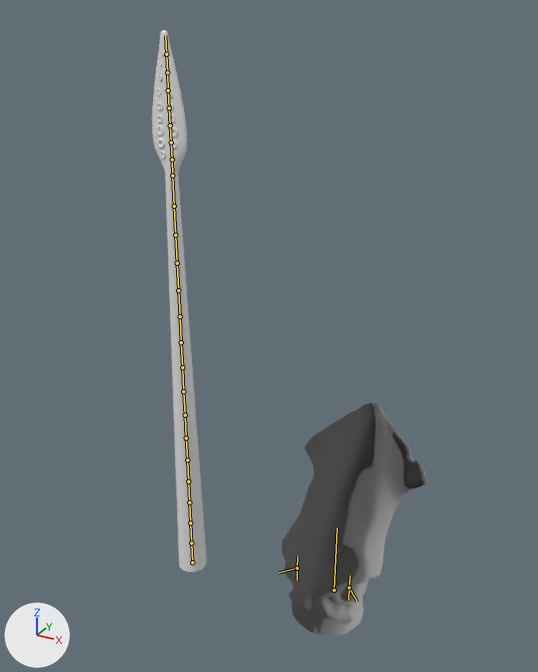
Before and after pictures for a commit that changed the Blender file VRPO/Assets/Resources/3D/Blend backups/Kraken_Boss.blend.
Camera for both pictures: a 50 mm camera at (109.0, -263.0, 259.0) aimed at (-46.0, 17.0, 119.0). Arrows for +X, +Y and +Z are at lower left; the lights stay in place. The bones that bend it are drawn over the model as lines.

The first picture shows 'Kraken', 'Kraken_Tentacle'.
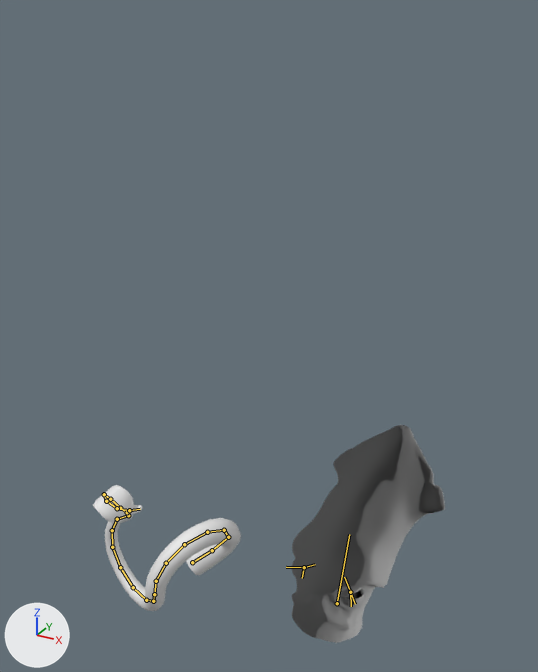
Commit message: Kraken knockback animations first pass.

The newer file adds an action. The first version stands in its rest pose; the second is drawn at frame 113 of the action 'Kraken_Tentacle_Knockback_Horizontal'.

Location of each change, (x1, y1, x2, y2) in pixels of the pictures (538 x 672 px):
'Kraken', posed (6% shorter)
    before: (281, 403, 427, 636)
    after: (292, 425, 445, 643)
'Kraken_Tentacle', posed (166% wider, 77% shorter)
    before: (152, 30, 207, 572)
    after: (93, 485, 241, 611)
bone 'Tentacle_01', root to tip
    before: (192, 562) to (191, 543)
    after: (192, 562) to (212, 550)
bone 'Tentacle_02', root to tip
    before: (191, 543) to (190, 523)
    after: (212, 550) to (228, 537)
bone 'Tentacle_03', root to tip
    before: (190, 523) to (189, 502)
    after: (228, 537) to (224, 530)
bone 'Tentacle_04', root to tip
    before: (189, 502) to (188, 481)
    after: (224, 530) to (207, 532)
bone 'Tentacle_05', root to tip
    before: (188, 481) to (187, 460)
    after: (207, 532) to (184, 544)
bone 'Tentacle_06', root to tip
    before: (187, 460) to (186, 438)
    after: (184, 544) to (166, 563)
bone 'Tentacle_07', root to tip
    before: (186, 438) to (185, 415)
    after: (166, 563) to (156, 581)
bone 'Tentacle_08', root to tip
    before: (185, 415) to (183, 391)
    after: (156, 581) to (154, 594)
bone 'Tentacle_09', root to tip
    before: (183, 391) to (182, 367)
    after: (154, 594) to (153, 601)
bone 'Tentacle_10', root to tip
    before: (182, 367) to (181, 342)
    after: (153, 601) to (146, 600)
bone 'Tentacle_11', root to tip
    before: (181, 342) to (180, 316)
    after: (146, 600) to (133, 587)
bone 'Tentacle_12', root to tip
    before: (180, 316) to (178, 290)
    after: (133, 587) to (120, 567)
bone 'Tentacle_13', root to tip
    before: (178, 290) to (177, 263)
    after: (120, 567) to (112, 547)
bone 'Tentacle_14', root to tip
    before: (177, 263) to (175, 235)
    after: (112, 547) to (112, 530)
bone 'Tentacle_15', root to tip
    before: (175, 235) to (174, 206)
    after: (112, 530) to (117, 519)
bone 'Tentacle_16', root to tip
    before: (174, 206) to (172, 175)
    after: (117, 519) to (128, 515)
bone 'Tentacle_17', root to tip
    before: (172, 175) to (172, 159)
    after: (128, 515) to (127, 512)
bone 'Tentacle_18', root to tip
    before: (172, 159) to (171, 142)
    after: (127, 512) to (120, 508)
bone 'Tentacle_19', root to tip
    before: (171, 142) to (170, 125)
    after: (120, 508) to (110, 499)
bone 'Tentacle_20', root to tip
    before: (170, 125) to (169, 108)
    after: (110, 499) to (104, 494)
bone 'Tentacle_21', root to tip
    before: (169, 108) to (168, 90)
    after: (104, 494) to (106, 501)
bone 'Tentacle_22', root to tip
    before: (168, 90) to (167, 72)
    after: (106, 501) to (117, 508)
bone 'Tentacle_23', root to tip
    before: (167, 72) to (166, 54)
    after: (117, 508) to (129, 510)
bone 'Tentacle_24', root to tip
    before: (166, 54) to (165, 35)
    after: (129, 510) to (140, 509)
bone 'Kraken_Head', root to tip
    before: (334, 590) to (337, 528)
    after: (337, 603) to (349, 534)
bone 'Eyelid_R_Top', root to tip
    before: (297, 568) to (297, 556)
    after: (304, 567) to (315, 564)
bone 'Eyelid_L_Top', root to tip
    before: (349, 587) to (350, 575)
    after: (350, 592) to (344, 577)
bone 'Eyelid_L_Bottom', root to tip
    before: (349, 587) to (348, 599)
    after: (350, 592) to (351, 606)
bone 'Eyelid_R_Bottom', root to tip
    before: (297, 568) to (297, 580)
    after: (304, 567) to (302, 578)

What the commit changed:
Bone 'Tentacle_01' (bone_tentacle_01) turns from (0, 0, 0) to (-28, -9, -46) degrees about its own x, y and z.
Bone 'Tentacle_02' (bone_tentacle_02) turns from (0, 0, 0) to (11, 4, 8) degrees about its own x, y and z.
Bone 'Tentacle_03' (bone_tentacle_03) turns from (0, 0, 0) to (51, -5, 31) degrees about its own x, y and z.
Bone 'Tentacle_04' (bone_tentacle_04) turns from (0, 0, 0) to (28, 5, 23) degrees about its own x, y and z.
Bone 'Tentacle_05' (bone_tentacle_05) turns from (0, 0, 0) to (29, 1, 28) degrees about its own x, y and z.
Bone 'Tentacle_06' (bone_tentacle_06) turns from (0, 0, 0) to (24, 0, 24) degrees about its own x, y and z.
Bone 'Tentacle_07' (bone_tentacle_07) turns from (0, 0, 0) to (18, 0, 20) degrees about its own x, y and z.
Bone 'Tentacle_08' (bone_tentacle_08) turns from (0, 0, 0) to (13, 1, 19) degrees about its own x, y and z.
Bone 'Tentacle_09' (bone_tentacle_09) turns from (0, 0, 0) to (-5, 6, 14) degrees about its own x, y and z.
Bone 'Tentacle_10' (bone_tentacle_10) turns from (0, 0, 0) to (-23, 11, 1) degrees about its own x, y and z.
Bone 'Tentacle_11' (bone_tentacle_11) turns from (0, 0, 0) to (-37, 14, -3) degrees about its own x, y and z.
Bone 'Tentacle_12' (bone_tentacle_12) turns from (0, 0, 0) to (-39, 10, -6) degrees about its own x, y and z.
Bone 'Tentacle_13' (bone_tentacle_13) turns from (0, 0, 0) to (-30, 5, -7) degrees about its own x, y and z.
Bone 'Tentacle_14' (bone_tentacle_14) turns from (0, 0, 0) to (-30, 2, -7) degrees about its own x, y and z.
Bone 'Tentacle_15' (bone_tentacle_15) turns from (0, 0, 0) to (-22, 0, -4) degrees about its own x, y and z.
Bone 'Tentacle_16' (bone_tentacle_16) turns from (0, 0, 0) to (-22, -2, -4) degrees about its own x, y and z.
Bone 'Tentacle_17' (bone_tentacle_17) turns from (0, 0, 0) to (26, 8, -20) degrees about its own x, y and z.
Bone 'Tentacle_18' (bone_tentacle_18) turns from (0, 0, 0) to (21, 7, -7) degrees about its own x, y and z.
Bone 'Tentacle_19' (bone_tentacle_19) turns from (0, 0, 0) to (43, 1, 14) degrees about its own x, y and z.
Bone 'Tentacle_20' (bone_tentacle_20) turns from (0, 0, 0) to (64, -1, 10) degrees about its own x, y and z.
Bone 'Tentacle_21' (bone_tentacle_21) turns from (0, 0, 0) to (64, -3, -3) degrees about its own x, y and z.
Bone 'Tentacle_22' (bone_tentacle_22) turns from (0, 0, 0) to (47, -14, 8) degrees about its own x, y and z.
Bone 'Tentacle_23' (bone_tentacle_23) turns from (0, 0, 0) to (43, -8, 10) degrees about its own x, y and z.
Bone 'Tentacle_24' (bone_tentacle_24) turns from (0, 0, 0) to (24, -2, 7) degrees about its own x, y and z.
Bone 'Kraken_Head' (bone_kraken_head) moves from (0.0, 0.0, 0.0) to (1.8, -7.5, 0.0).
Bone 'Kraken_Head' (bone_kraken_head) turns from (0, 0, 0) to (-13, -10, 0) degrees about its own x, y and z.
Bone 'Eyelid_R_Top' (bone_eyelid_r_top) turns from (0, 0, 0) to (0, 24, -52) degrees about its own x, y and z.
Bone 'Eyelid_L_Top' (bone_eyelid_l_top) turns from (0, 0, 0) to (-2, -15, 40) degrees about its own x, y and z.
Bone 'Eyelid_L_Bottom' (bone_eyelid_l_bottom) turns from (0, 0, 0) to (1, -3, -11) degrees about its own x, y and z.
Bone 'Eyelid_R_Bottom' (bone_eyelid_r_bottom) turns from (0, 0, 0) to (12, -1, 9) degrees about its own x, y and z.
